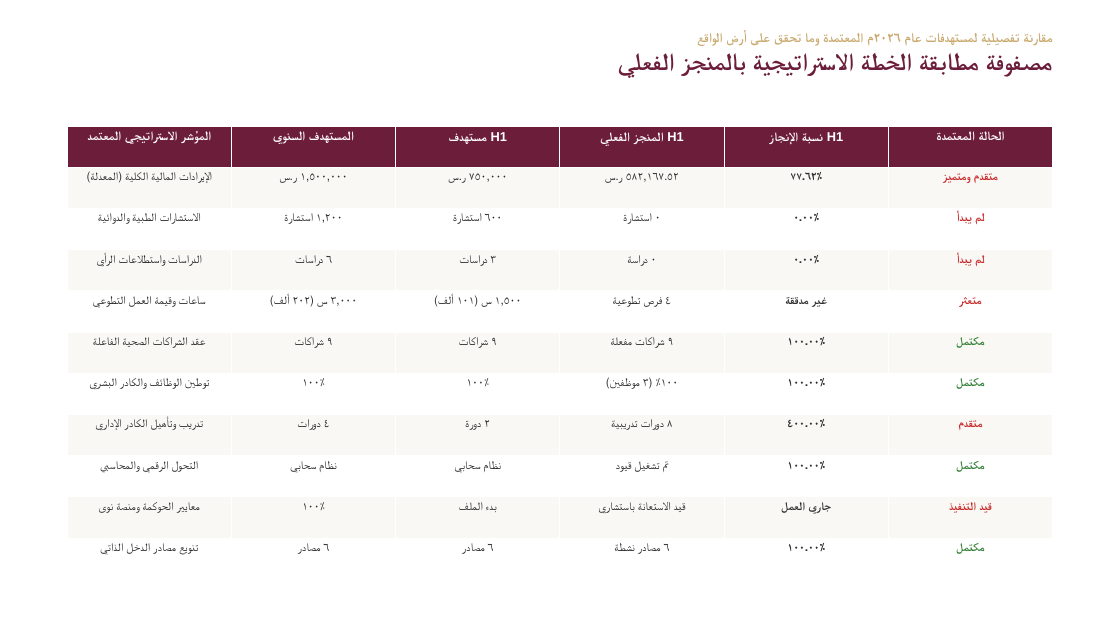
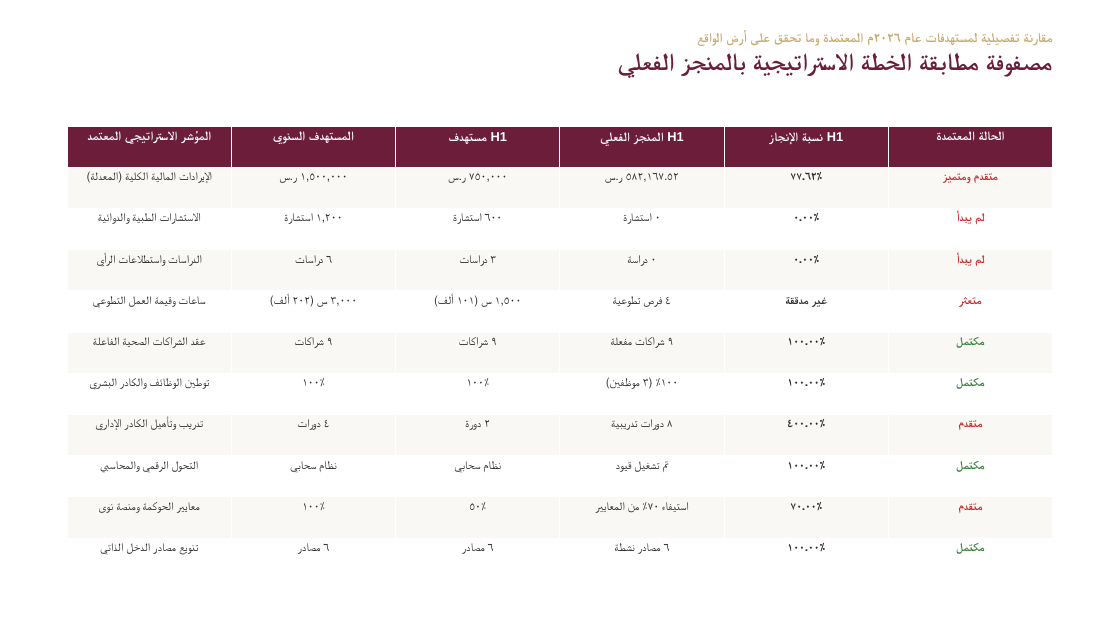
Before and after one commit to DevAseelWaleed/interactiveTabibiReport, a slide deck: slide 4 of التقرير_الاحترافي_المطور/عرض_تقديمي_جمعية_طبيبي_النصف_سنوي_٢٠٢٦.pptx. Drawn at 1120x630 pixels with LibreOffice and Linux fonts; fonts in the diff are those of the drawing. Boxes give left, top, right and bottom in pixels: in the first picture for what was removed or moved away, otherwise in the second. Text is boxed around its words. In the diff, an @@ line names an element or a change of style, - is before the commit and + after.

Commit message:
Update معايير الحوكمة ومنصة نوى to 70% achievement rate and recalculate overall BSC score to 52.12%

```diff
--- a/التقرير_الاحترافي_المطور/عرض_تقديمي_جمعية_طبيبي_النصف_سنوي_٢٠٢٦.pptx
+++ b/التقرير_الاحترافي_المطور/عرض_تقديمي_جمعية_طبيبي_النصف_سنوي_٢٠٢٦.pptx
@@ table at <box>67,126,1055,580</box> @@
-row 10: معايير الحوكمة ومنصة نوى | ١٠٠٪ | بدء الملف | قيد الاستعانة باستشاري | جاري العمل | قيد التنفيذ
+row 10: معايير الحوكمة ومنصة نوى | ١٠٠٪ | ٥٠٪ | استيفاء ٧٠٪ من المعايير | ٧٠.٠٠٪ | متقدم
```
Also in this commit, not shown: 1 other slide changed, 11 other files.
